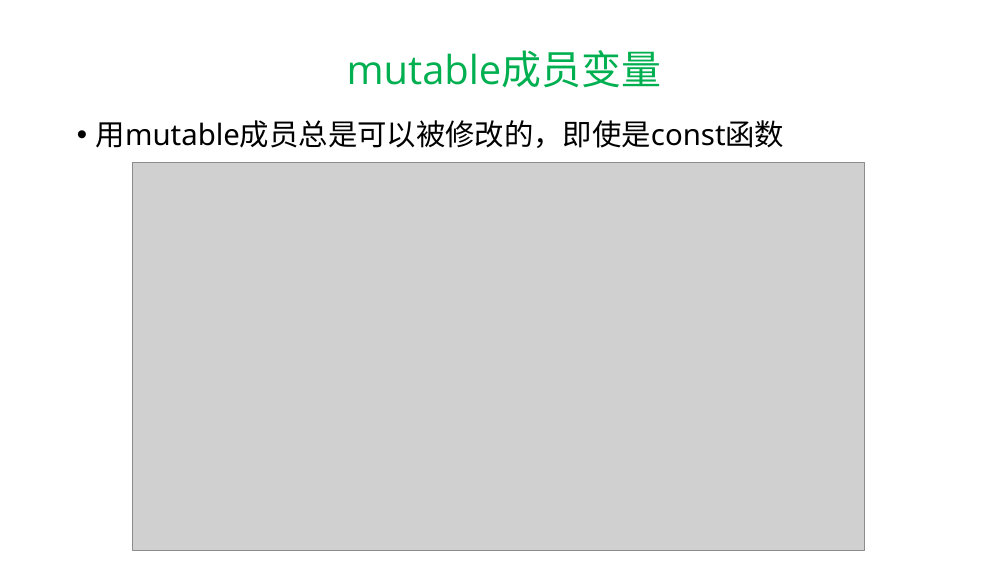
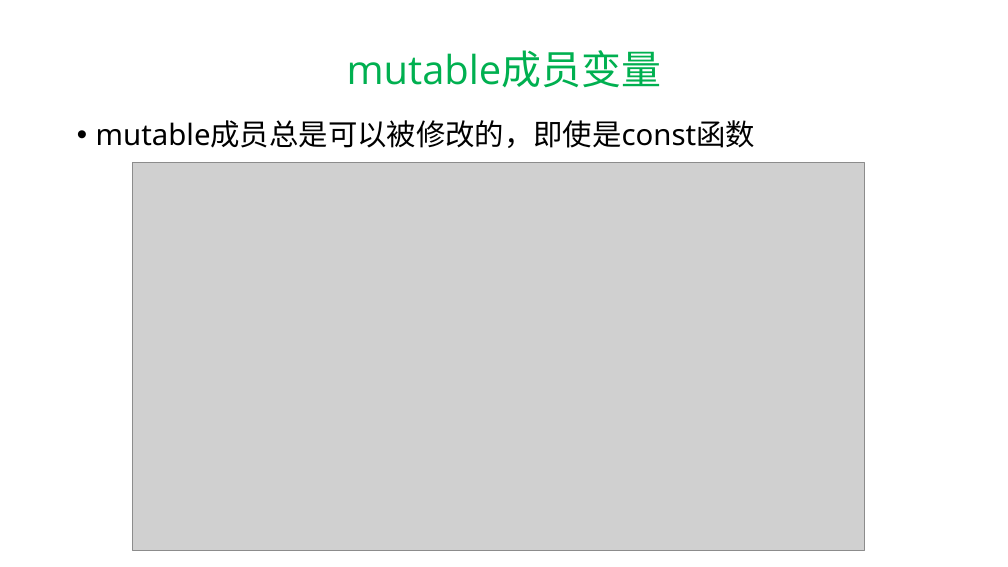
Before and after one commit to hwdong-net/cplusplus17, a slide deck: slide 64 of ppt/第7章 类和对象.pptx (slide 73 before the commit). Drawn at 1008x567 pixels with LibreOffice and Linux fonts; fonts in the diff are those of the drawing; grey boxes stand for pictures. Boxes give left, top, right and bottom in pixels: in the first picture for what was removed or moved away, otherwise in the second. Text is boxed around its words. In the diff, an @@ line names an element or a change of style, - is before the commit and + after.

```diff
--- a/ppt/第7章 类和对象.pptx
+++ b/ppt/第7章 类和对象.pptx
@@ text at <box>96,120,755,148</box>: text changed @@
-• 用mutable成员总是可以被修改的，即使是const函数
+• mutable成员总是可以被修改的，即使是const函数
```
Also in this commit, not shown: 10 other slides changed, 4 slides added, 15 slides removed.
